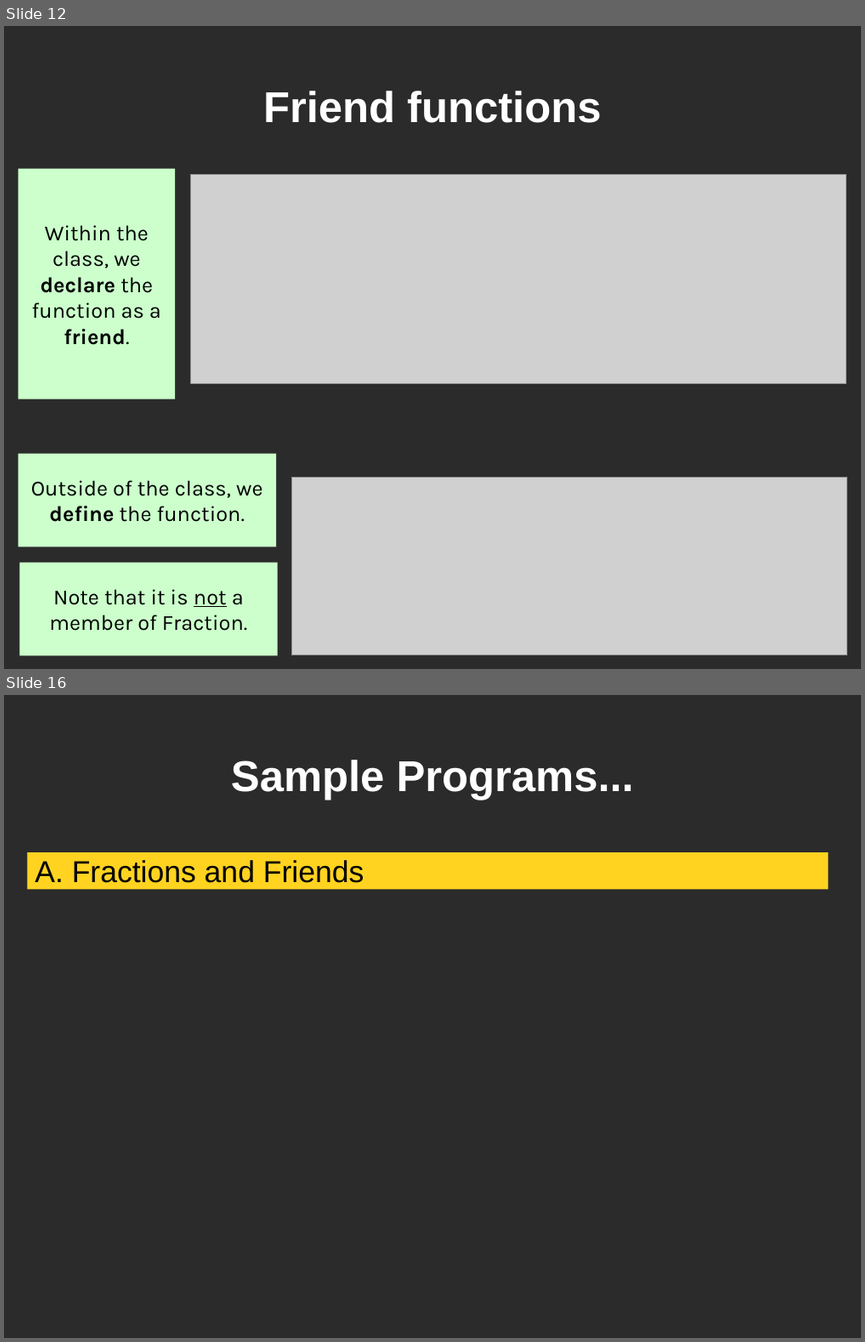
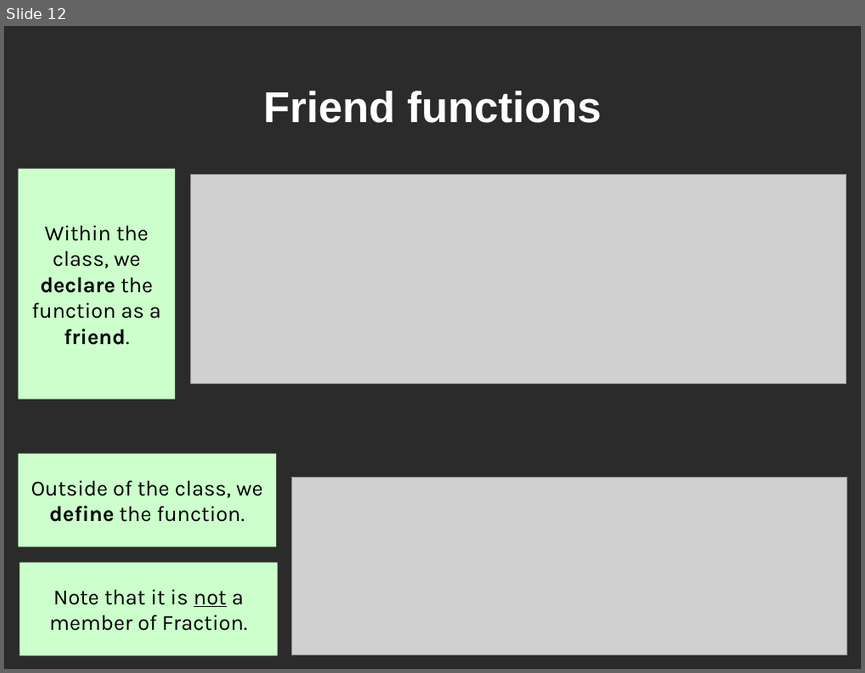
Before and after one commit to mactwist555/CPP-Course, a slide deck: Lecture_Slides/13 Friends/Friends.odp. Shown one above the other, each under a label of ours: slides 12 and 16 before the commit, slide 12 after it; the slides between them are not shown. The pictures are 865x1342 and 865x673 pixels, drawn with LibreOffice and Linux fonts; fonts in the diff are those of the drawing; grey boxes stand for pictures; background and template pictures are left out; a plain dark background stands for a picture behind light text. Boxes give left, top, right and bottom in pixels: in the first picture for what was removed or moved away, otherwise in the second. Text is boxed around its words. In the diff, an @@ line names an element or a change of style, - is before the commit and + after.

```diff
--- a/Lecture_Slides/13 Friends/Friends.odp
+++ b/Lecture_Slides/13 Friends/Friends.odp
@@ slide 16 removed at (4,695,861,1338), background picture (left out) @@
@@ title removed at (231,760,634,800) @@
-Sample Programs...
@@ rectangle removed at (27,852,828,890) @@
-A. Fractions and Friends
```
Also in this commit, not shown: 2 slides changed, 2 slides added, 1 other slide removed, 5 other files.
